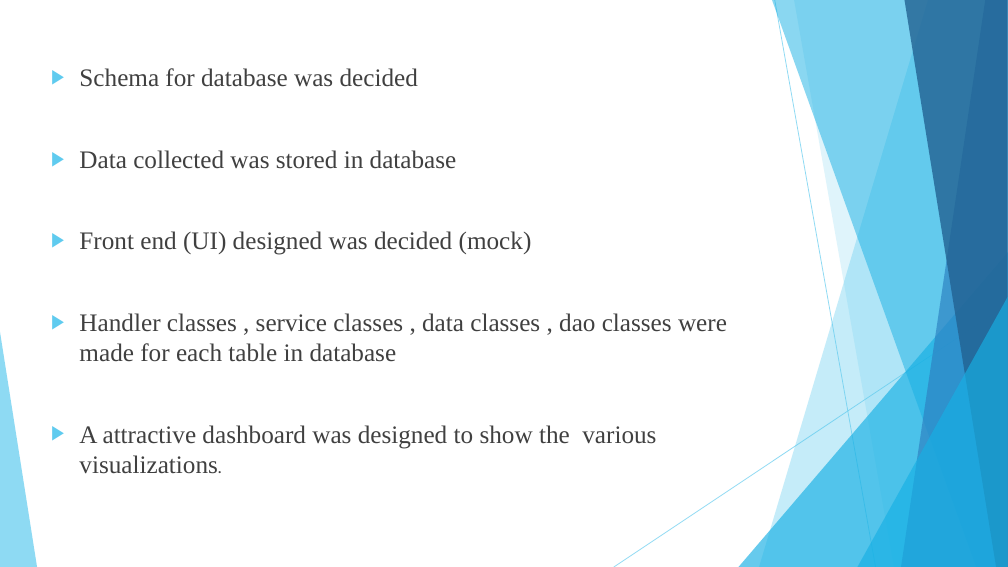
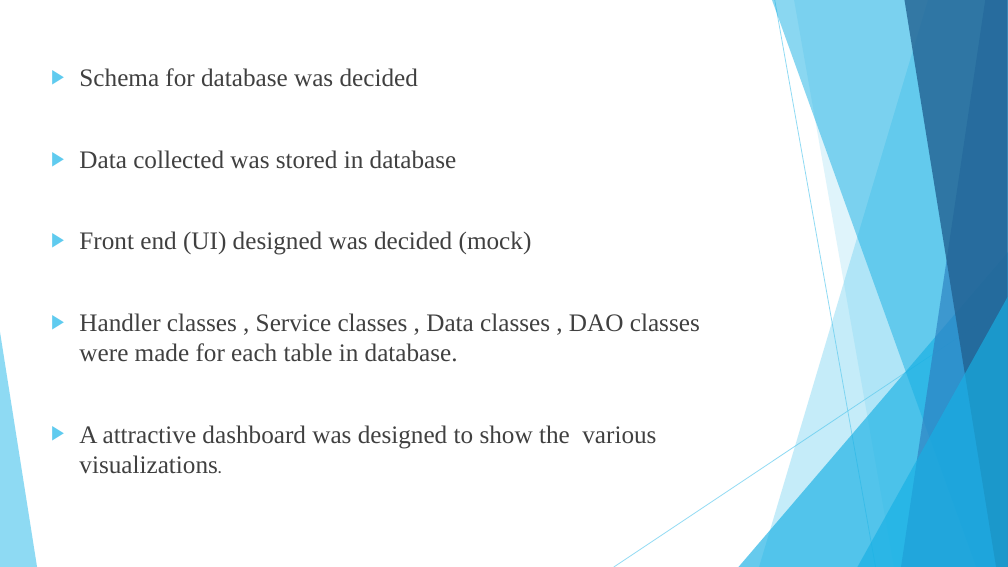
Before and after one commit to theshubhamp-zz/HAD, a slide deck: slide 4 of docs/HAD project.pptx. Drawn at 1008x567 pixels with LibreOffice and Linux fonts; fonts in the diff are those of the drawing. Boxes give left, top, right and bottom in pixels: in the first picture for what was removed or moved away, otherwise in the second. Text is boxed around its words. In the diff, an @@ line names an element or a change of style, - is before the commit and + after.

Commit message:
Changes to Presentation

```diff
--- a/docs/HAD project.pptx
+++ b/docs/HAD project.pptx
@@ text at box(79, 313, 700, 362): text changed @@
-▶ Handler classes , service classes , data classes , dao classes were made for each table in database
+▶ Handler classes , Service classes , Data classes , DAO classes were made for each table in database.
```
Also in this commit, not shown: 3 other slides changed, 5 slides added.
